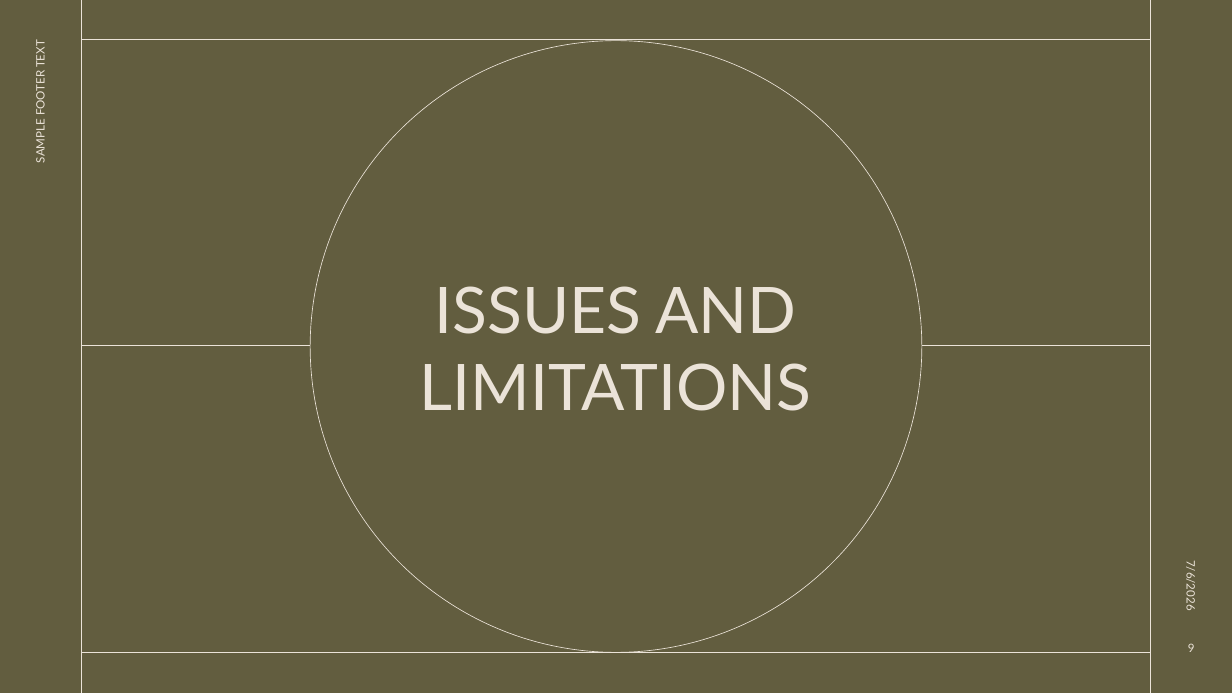
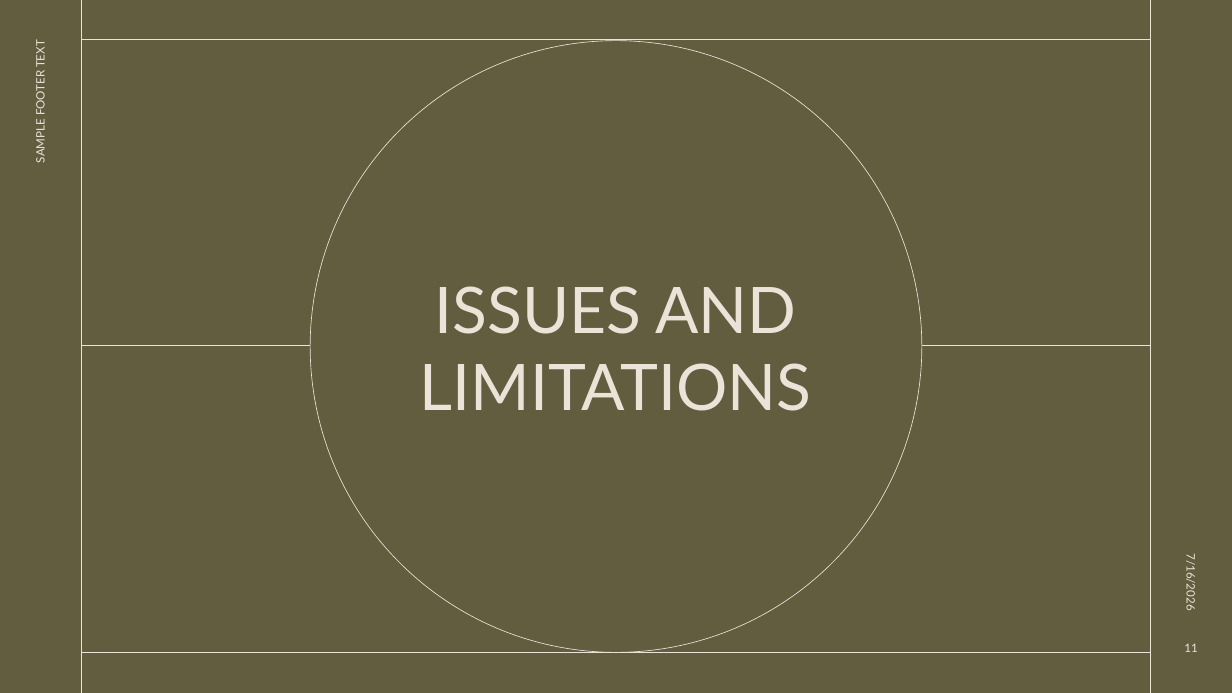
Before and after one commit to cucucumber789-svg/EGT307_T2_Bacon, a slide deck: slide 11 of EGT307 PRESENTATION.pptx (slide 9 before the commit). Drawn at 1232x693 pixels with LibreOffice and Linux fonts; fonts in the diff are those of the drawing. Boxes give left, top, right and bottom in pixels: in the first picture for what was removed or moved away, otherwise in the second. Text is boxed around its words. In the diff, an @@ line names an element or a change of style, - is before the commit and + after.

```diff
--- a/EGT307 PRESENTATION.pptx
+++ b/EGT307 PRESENTATION.pptx
@@ text at (1184, 558, 1198, 609): text changed @@
-7/6/2026
+7/16/2026
@@ page number at (1184, 644, 1197, 652): text changed @@
-9
+11
```
Also in this commit, not shown: 7 other slides changed, 2 slides added.
